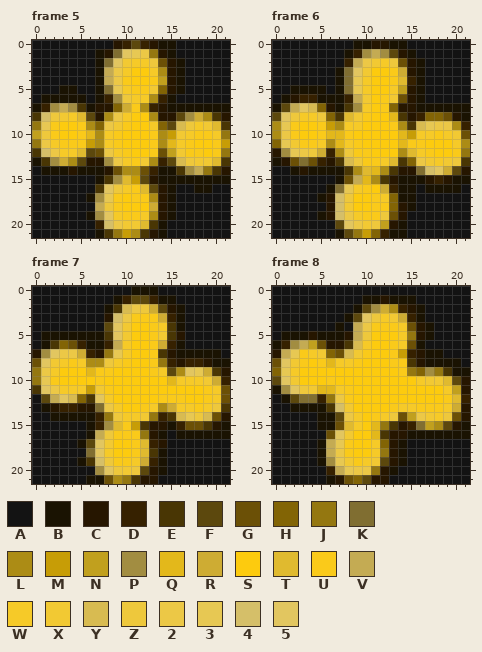
Two versions of one animated GIF sprite, dist/img/menu/ico01.gif. The picture above was drawn from the file before the commit.
The file is 22x22 pixels, 60 frames. Colours within 5 levels of each other are drawn and written as one. Shown: frame 5, frame 6, frame 7, frame 8. The commit also changed other frames, which this record leaves out.
Palette (. is transparent): A #131313  B #1a1302  C #261600  D #362100  E #493604  F #5c480d  G #6b5006  H #826405  J #947710  K #806e31  L #ac8c15  M #c79d06  N #c1a01e  P #a28d41  Q #e3b81b  R #ceac33  S #fdcb0e  T #e0ba2f  U #faca1a  V #c4ab53  W #f6ca28  X #f2c933  Y #d8bb51  Z #eec83c  2 #ecc846  3 #e7c853  4 #d5bf69  5 #e2c660
After the commit:
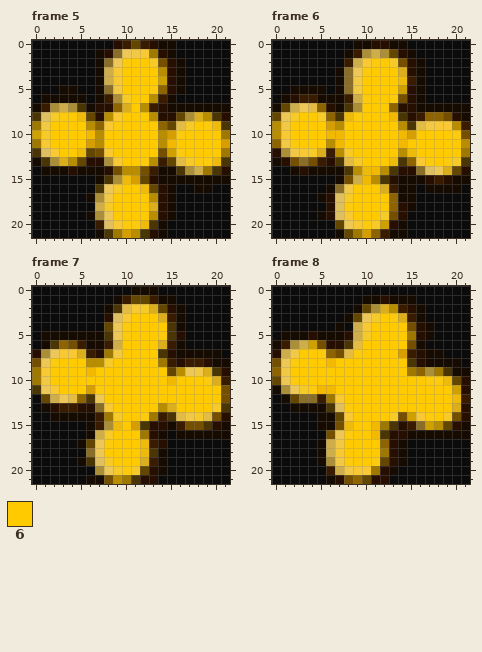
Colours new in this view: 6 #ffcb00
The exact change:
colour 2: #ecc846 -> #f9c935
colour 3: #e7c853 -> #f2c947
colour 4: #d5bf69 -> #dec063
colour 5: #e2c660 -> #edc758
colour A: #131313 -> #0b0b0b
colour B: #1a1302 -> #160b00
colour C: #261600 -> #260e00
colour D: #362100 -> #391b00
colour F: #5c480d -> #634600
colour G: #6b5006 -> #744f00
colour H: #826405 -> #8d6400
colour J: #947710 -> #9f7800
colour K: #806e31 -> #886e28
colour L: #ac8c15 -> #b88d00
colour M: #c79d06 -> #d69e00
colour N: #c1a01e -> #cea100
colour P: #a28d41 -> #ab8e38
colour Q: #e3b81b -> #f2b900
colour R: #ceac33 -> #dbae1d
colour T: #e0ba2f -> #eebb0d
colour V: #c4ab53 -> #cead4b
colour Y: #d8bb51 -> #e3bc46
Changed rows in their new state; - is a pixel that keeps its letter.
Frame 5:
first column x 1:
 2 ---------S66W-------
 3 ---------6666-------
 4 ---------6666-------
 5 ---------666S-------
 6 ---------W66--------
 7 ----------6---------
 8 -WS6-----666--------
 9 -6666---S6666---W6S-
10 W6666--666666--S6666
11 -6666--666666--66666
12 --66----66666--S6666
13 ---------66S----WSS-
16 --------W66---------
17 --------6666--------
18 -------W6666--------
19 --------6666--------
20 ---------SS---------
Frame 6:
first column x 2:
 2 ---------S6W-------
 3 --------S666-------
 4 --------6666-------
 5 --------6666-------
 6 --------S66S-------
 7 --------666--------
 8 W66W---S666--------
 9 6666--666666-------
10 6666--666666--6666S
11 S666--666666-666666
12 --W---W66666--66666
13 -------W666----S6SW
16 -------666---------
17 ------W6666--------
18 ------S6666--------
19 -------666W--------
20 --------SW---------
Frame 7:
first column x 2:
 2 ----------W--------
 3 ---------666-------
 4 --------S6666------
 5 --------S666S------
 6 --------6666-------
 7 --------6666-------
 8 S666--W66666-------
 9 6666-66666666------
10 6666666666666-666S-
11 -666-S6666666666666
12 ------6666666666666
13 -------66666--6666W
14 -------W66S-----W--
15 --------6----------
16 ------W666---------
17 ------S666---------
18 ------6666---------
19 ------W666---------
20 -------WSW---------
Frame 8:
first column x 2:
 3 ---------W6S------
 4 ---------6666-----
 5 --------W6666-----
 6 --------66666-----
 7 -66S---S6666------
 8 S666-66666666-----
 9 6666666666666-----
10 S66666666666666SS-
11 -WS--6666666666666
12 ------666666666666
13 ------S66666666666
14 -------6666W---S6W
15 -------66---------
16 ------S66---------
17 ------6666--------
18 ------6666--------
19 ------S66S--------
Changed places in both pictures, as pixel boxes (x1, y1, x2, y2):
changed: (32, 40, 230, 238)
changed: (272, 40, 470, 238)
changed: (32, 286, 230, 484)
changed: (272, 286, 470, 484)
